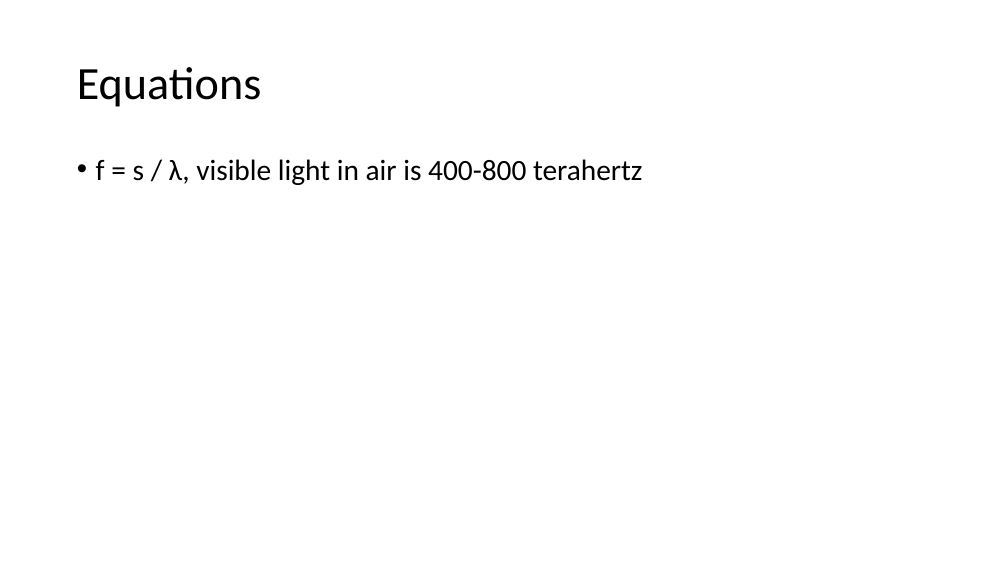
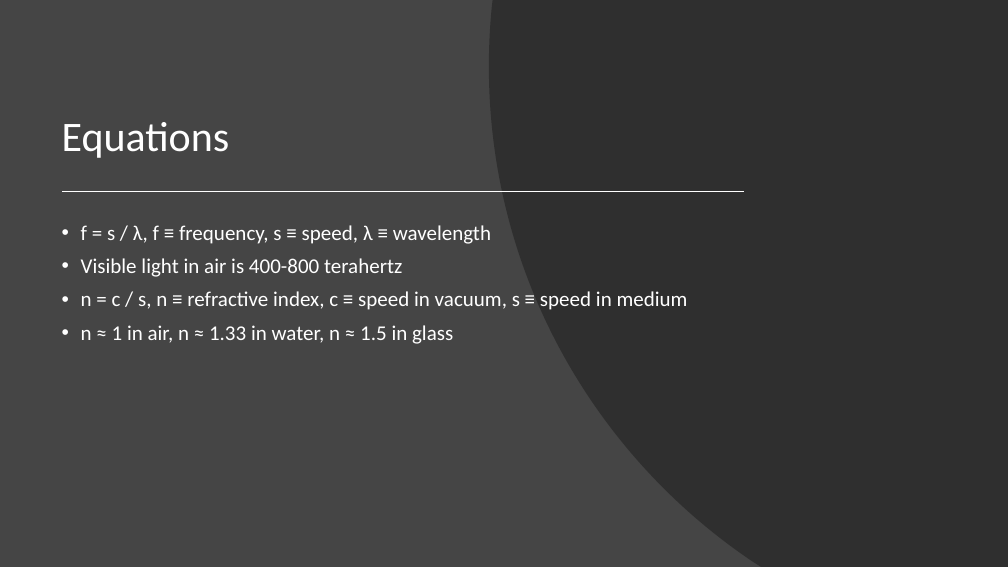
Before and after one commit to beck-peterson/cg2, a slide deck: slide 14 of Computer Graphics Chapter 4 Presentation.pptx (slide 12 before the commit). Drawn at 1008x567 pixels with LibreOffice and Linux fonts; fonts in the diff are those of the drawing. Boxes give left, top, right and bottom in pixels: in the first picture for what was removed or moved away, otherwise in the second. Text is boxed around its words. In the diff, an @@ line names an element or a change of style, - is before the commit and + after.

Commit message:
Finished CG presentation

```diff
--- a/Computer Graphics Chapter 4 Presentation.pptx
+++ b/Computer Graphics Chapter 4 Presentation.pptx
@@ background #FFFFFF to #454545 @@
@@ freeform shape added at <box>489,0,1008,567</box>, fill #262626 at 70% opacity @@
@@ title "Equations": place and size @@
-title "Equations" at <box>77,67,261,107</box>
+title "Equations" at <box>62,122,230,158</box>
@@ title "Equations" at <box>62,122,230,158</box>: size 44 to 40 pt, text colour #000000 to #FFFFFF; vertical alignment middle to bottom @@
@@ line added from (64, 191) to (744, 191), #FFFFFF 1.5 pt @@
@@ text at <box>81,225,688,344</box>: text changed; size 28 to 20 pt; text colour #000000 to #FFFFFF @@
-• f = s / λ, visible light in air is 400-800 terahertz
+• f = s / λ, f ≡ frequency, s ≡ speed, λ ≡ wavelength
+• Visible light in air is 400-800 terahertz
+• n = c / s, n ≡ refractive index, c ≡ speed in vacuum, s ≡ speed in medium
+• n ≈ 1 in air, n ≈ 1.33 in water, n ≈ 1.5 in glass
```
Also in this commit, not shown: 2 other slides changed, 12 slides added, 5 slides removed.
